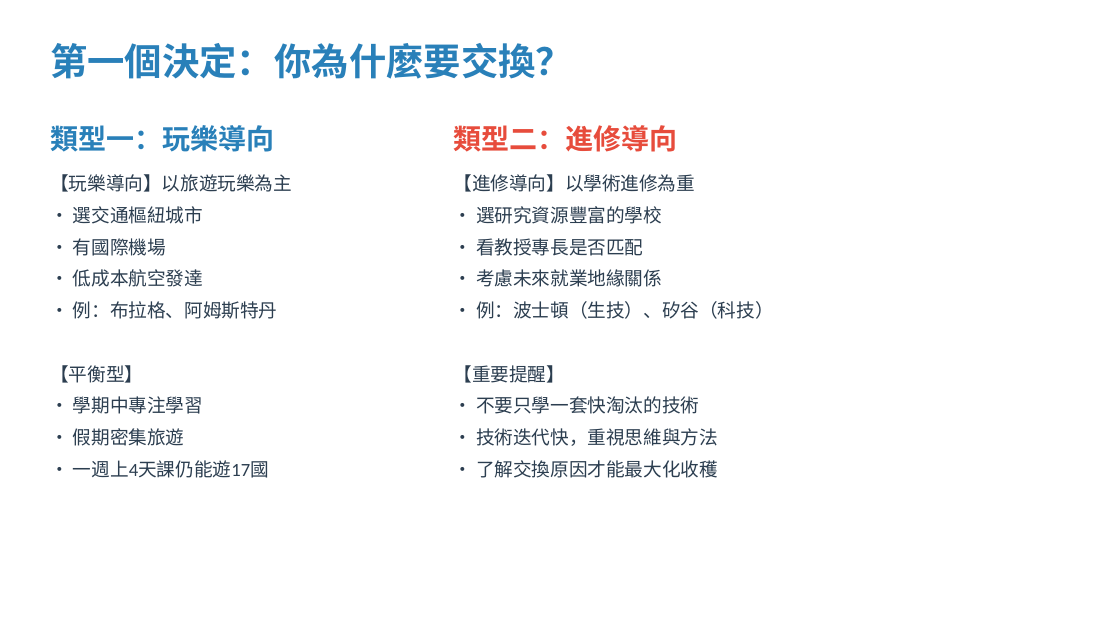
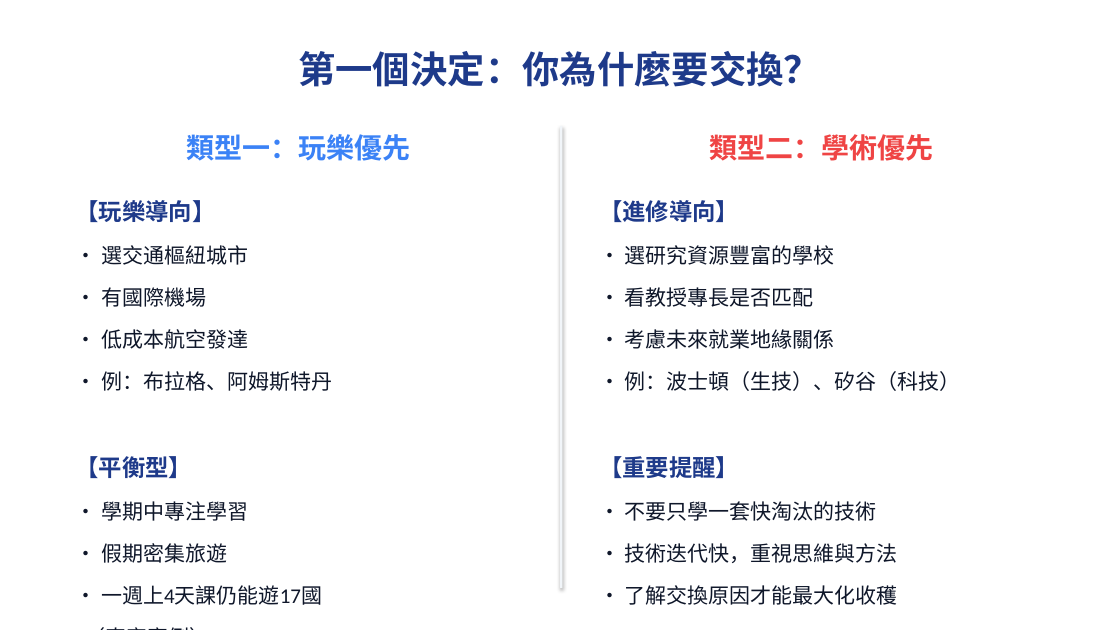
Before and after one commit to thc1006/czech-exchange, a slide deck: slide 5 of 交換經驗分享會_蔡秀吉_百川學程.pptx (slide 4 before the commit). Drawn at 1120x630 pixels with LibreOffice and Linux fonts; fonts in the diff are those of the drawing. Boxes give left, top, right and bottom in pixels: in the first picture for what was removed or moved away, otherwise in the second. Text is boxed around its words. In the diff, an @@ line names an element or a change of style, - is before the commit and + after.

```diff
--- a/交換經驗分享會_蔡秀吉_百川學程.pptx
+++ b/交換經驗分享會_蔡秀吉_百川學程.pptx
@@ text "第一個決定：你為什麼要交換？" moved from (x1=50, y1=43, x2=573, y2=79) to (x1=298, y1=51, x2=821, y2=87) @@
@@ text "第一個決定：你為什麼要交換？" at (x1=298, y1=51, x2=821, y2=87): text colour #2980B9 to #1E3A8A; alignment left to centre @@
@@ text at (x1=186, y1=134, x2=410, y2=161): text changed; text colour #2980B9 to #3B82F6 @@
-類型一：玩樂導向
+類型一：玩樂優先
@@ text removed at (x1=453, y1=125, x2=677, y2=152) @@
-類型二：進修導向
@@ rectangle added at (x1=560, y1=126, x2=563, y2=588), fill #F1F5F9 @@
@@ text added at (x1=710, y1=134, x2=934, y2=161), 24 pt, text #EF4444, bold @@
+類型二：學術優先
@@ text at (x1=75, y1=200, x2=332, y2=605): paragraph added @@
+（真實案例）
@@ text "【玩樂導向】" moved from (x1=50, y1=174, x2=292, y2=478) to (x1=75, y1=200, x2=332, y2=605) @@
@@ text at (x1=75, y1=200, x2=215, y2=222): text changed; size 16 to 20 pt; text colour #2C3E50 to #1E3A8A; bold on @@
-【玩樂導向】以旅遊玩樂為主
+【玩樂導向】
@@ text "【進修導向】" moved from (x1=453, y1=174, x2=774, y2=478) to (x1=599, y1=200, x2=961, y2=605) @@
@@ text at (x1=599, y1=200, x2=739, y2=222): text changed; size 16 to 20 pt; text colour #2C3E50 to #1E3A8A; bold on @@
-【進修導向】以學術進修為重
+【進修導向】
@@ text at (x1=75, y1=245, x2=332, y2=605): size 16 to 18 pt, text colour #2C3E50 to #0F172A in "• 選交通樞紐城市", "• 有國際機場", "• 低成本航空發達", "• 例：布拉格、阿姆斯特丹" and 3 more places; size 16 to 20 pt, text colour #2C3E50 to #1E3A8A, bold on in "【平衡型】"; line spacing 1 to 1.3 @@
@@ text at (x1=599, y1=245, x2=961, y2=605): size 16 to 18 pt, text colour #2C3E50 to #0F172A in "• 選研究資源豐富的學校", "• 看教授專長是否匹配", "• 考慮未來就業地緣關係", "• 例：波士頓（生技）、矽谷（科技）" and 3 more places; size 16 to 20 pt, text colour #2C3E50 to #1E3A8A, bold on in "【重要提醒】"; line spacing 1 to 1.3 @@
```
Also in this commit, not shown: 17 other slides changed, 2 slides added, 1 other file.
